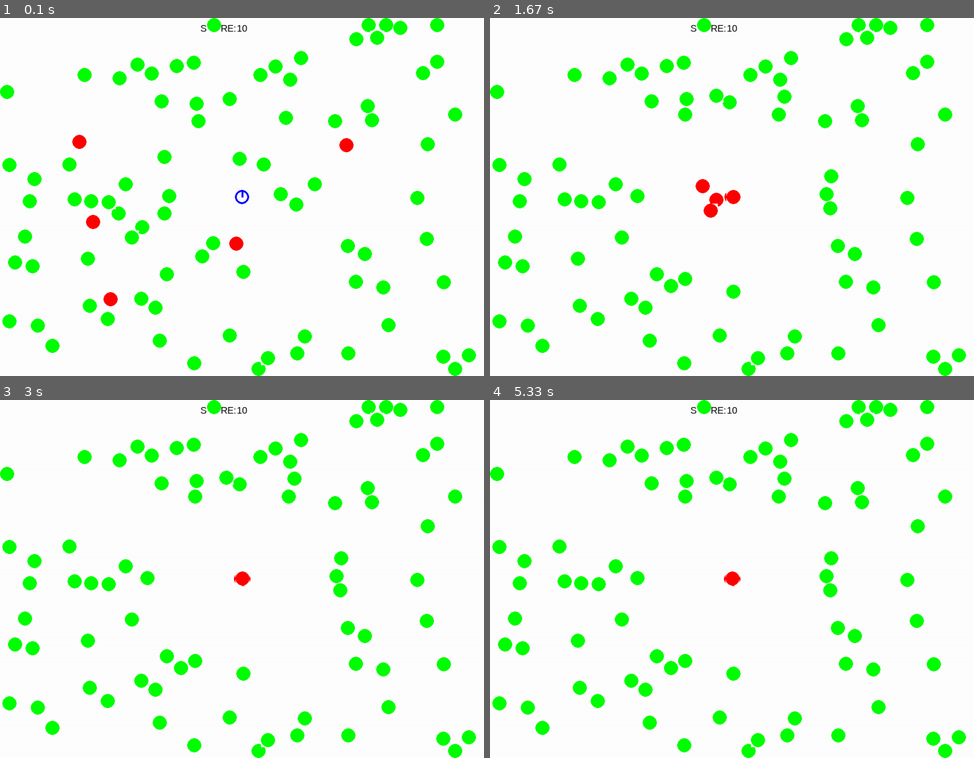
Above: before the commit, frames 1-4 (two rows, left to right).
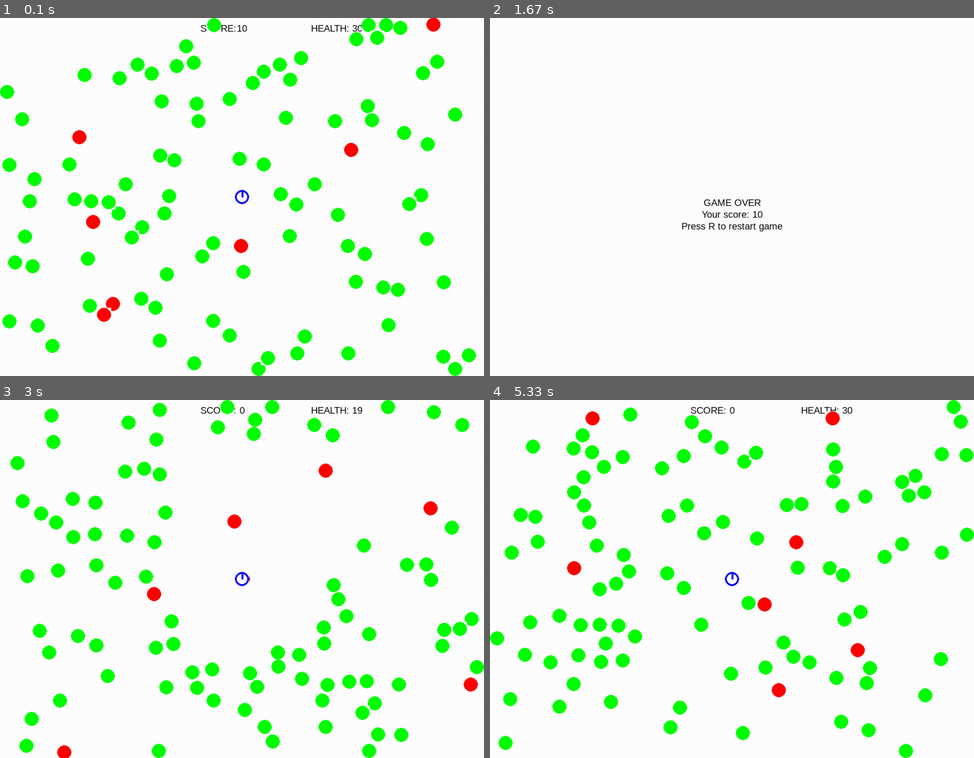
Above: after the commit, the same moments.

Repository: KeyGenWay/pygame
Game: pygame game, started from TheGame.py
The game is run twice, just before and just after one commit, with the same random seed, the same clock (stepped at 60 frames per second) and the same inputs. The source is Python 2; it was converted automatically to run under Python 3.
Inputs:
- Up to frame 1 (0.1 s): no input
- Up to frame 2 (1.67 s): hold R 0.33-0.8 s; hold R 0.83-1.3 s
- Up to frame 3 (3 s): tap R at 2.33 s
- Up to frame 4 (5.33 s): hold R 3.67-4.13 s; tap R at 5.17 s

The runs differ from the first frame. In frame 1, 2.0% of the frame differs, in the area x 3-92%, y 0-87%; in frame 2, 8.3%; in frame 3, 15%; in frame 4, 16%, in the area x 0-100%, y 0-100%.

Commit message:
Final version. Changed way how Bad_Pixels chase player. Added Restart action in case player win or lose

Diff:
--- a/TheGame.py
+++ b/TheGame.py
@@ -14,11 +14,12 @@
 GREEN = (0, 255, 0)
 BLUE = (0, 0, 255)
 
-SCORE = 0
-
 INITIAL_SIZE_NUMBER = 3
 SIZE_MODIFICATOR = 10
 INITIAL_SIZE = INITIAL_SIZE_NUMBER * SIZE_MODIFICATOR
+
+NUMBER_OF_FOOD = 100
+NUMBER_OF_BADPIXELS = 7
 
 HIGH_SPEED_FACTOR = 1
 NORMAL_SPEED_FACTOR = 0.5
@@ -118,9 +119,11 @@
         self.rect.y -= 10 * math.cos(radians) * NORMAL_SPEED_FACTOR
 
     def reduceSize(self):
+        global GAME_OVER
         self.current_size -= 1
         if self.current_size == 0:
             self.kill()
+            GAME_OVER = True
     def kill(self):
         playersSprites.remove(self)
 
@@ -128,6 +131,8 @@
     detectRange = 400
     cycle = 0
     angle = 0
+    randomRadians = math.radians(90)
+    modificator = random.randint(-1, 1)
     def __init__(self):
         CURRENT_SIZE = INITIAL_SIZE
         pygame.sprite.Sprite.__init__(self)
@@ -157,8 +162,15 @@
         distanceToPlayer = math.sqrt((playerY - selfY) ** 2 + (playerX - selfX) ** 2)
         if distanceToPlayer <= self.detectRange:
             radians = math.atan2(playerY - selfY, playerX - selfX)
+
+            if self.cycle % 90 == 0:
+                self.randomRadians = math.radians(45)
+                self.modificator = random.randint(-1, 1)
+                self.cycle = 0
+            radians += self.randomRadians *self.modificator
             self.rect.x += 10 * math.cos(radians) * MEDIUM_SPEED_FACTOR
             self.rect.y += 10 * math.sin(radians) * MEDIUM_SPEED_FACTOR
+            self.cycle += 1
         else:
             self.seekFood()
 
@@ -260,8 +272,7 @@
 pygame.init()
 pygame.mixer.init()
 screen = pygame.display.set_mode((WIDTH, HEIGHT))
-pygame.display.set_caption("TheGame")
-clock = pygame.time.Clock()
+pygame.display.set_caption("TheFoodEater")
 
 def draw_text(surf,text,size,x,y):
     font = pygame.font.Font(font_name, size)
@@ -269,41 +280,74 @@
     text_rect = text_surface.get_rect()
     text_rect.midtop = (x,y)
     surf.blit(text_surface, text_rect)
-
-generator = SpriteGenerator()
-
-foodSprites = pygame.sprite.Group()
-badPixelsSprites = pygame.sprite.Group()
-playersSprites = pygame.sprite.Group()
-
-player = Player()
-playersSprites.add(player)
-
-for i in range(90):
-   foodSprites.add(generator.generateFood())
-for i in range(5):
-    badPixelsSprites.add(generator.generateBadPixel())
+def initialize():
+    global SCORE
+    global clock
+    global generator
+    global foodSprites
+    global badPixelsSprites
+    global playersSprites
+    global GAME_OVER
+    global SUCCESS
+    global player
+    SCORE = 0
+    clock = pygame.time.Clock()
+
+    generator = SpriteGenerator()
+
+    foodSprites = pygame.sprite.Group()
+    badPixelsSprites = pygame.sprite.Group()
+    playersSprites = pygame.sprite.Group()
+
+    player = Player()
+    playersSprites.add(player)
+
+    GAME_OVER = False
+    SUCCESS = False
+    for i in range(NUMBER_OF_FOOD):
+        foodSprites.add(generator.generateFood())
+    for i in range(NUMBER_OF_BADPIXELS):
+        badPixelsSprites.add(generator.generateBadPixel())
+
+
 running = True
-
+initialize()
 while running:
     clock.tick(FPS)
 
     for event in pygame.event.get():
         if event.type == pygame.QUIT:
             running = False
-
-    foodSprites.update()
-    badPixelsSprites.update()
-    playersSprites.update()
+        if event.type == pygame.KEYDOWN:
+            if event.key == pygame.K_r:
+                initialize()
+
+
 
     screen.fill(WHITE)
-    draw_text(screen, "SCORE:", 20, WIDTH/2-50, 10)
-    draw_text(screen, str(SCORE), 20, WIDTH/2, 10)
-
-
-    foodSprites.draw(screen)
-    badPixelsSprites.draw(screen)
-    playersSprites.draw(screen)
+
+    if GAME_OVER:
+        draw_text(screen, "GAME OVER", 20, WIDTH / 2 , HEIGHT / 2)
+        draw_text(screen, "Your score: " + str(SCORE), 20, WIDTH / 2, HEIGHT / 2 +25)
+        draw_text(screen, "Press R to restart game", 20, WIDTH / 2, HEIGHT / 2 + 50)
+    elif SUCCESS:
+        draw_text(screen, "You win!!!", 20, WIDTH / 2, HEIGHT / 2)
+        draw_text(screen, "Your score: " + str(SCORE), 20, WIDTH / 2, HEIGHT / 2 + 25)
+        draw_text(screen, "Press R to restart game", 20, WIDTH / 2, HEIGHT / 2 + 50)
+    else:
+        draw_text(screen, "SCORE:", 20, WIDTH/2-50, 10)
+        draw_text(screen, str(SCORE), 20, WIDTH/2, 10)
+        draw_text(screen, "HEALTH: " + str(player.current_size), 20, WIDTH / 2 + 200, 10)
+
+        if not foodSprites:
+            SUCCESS = True
+        foodSprites.update()
+        badPixelsSprites.update()
+        playersSprites.update()
+
+        foodSprites.draw(screen)
+        badPixelsSprites.draw(screen)
+        playersSprites.draw(screen)
 
     pygame.display.flip()
 pygame.quit()
